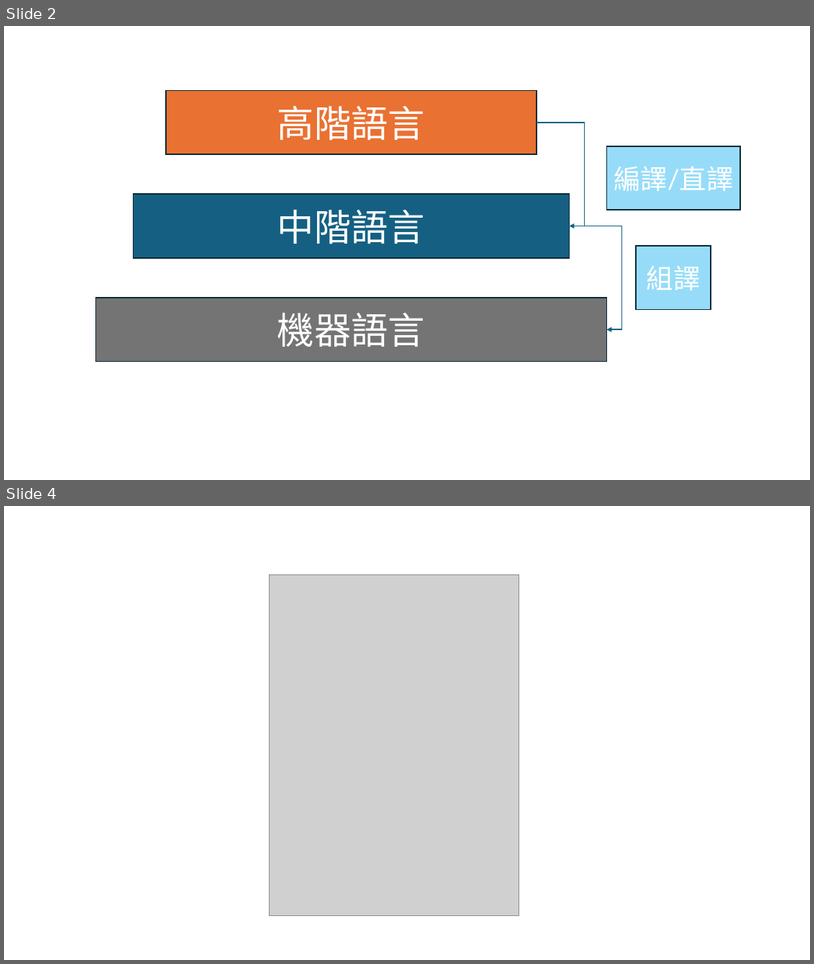
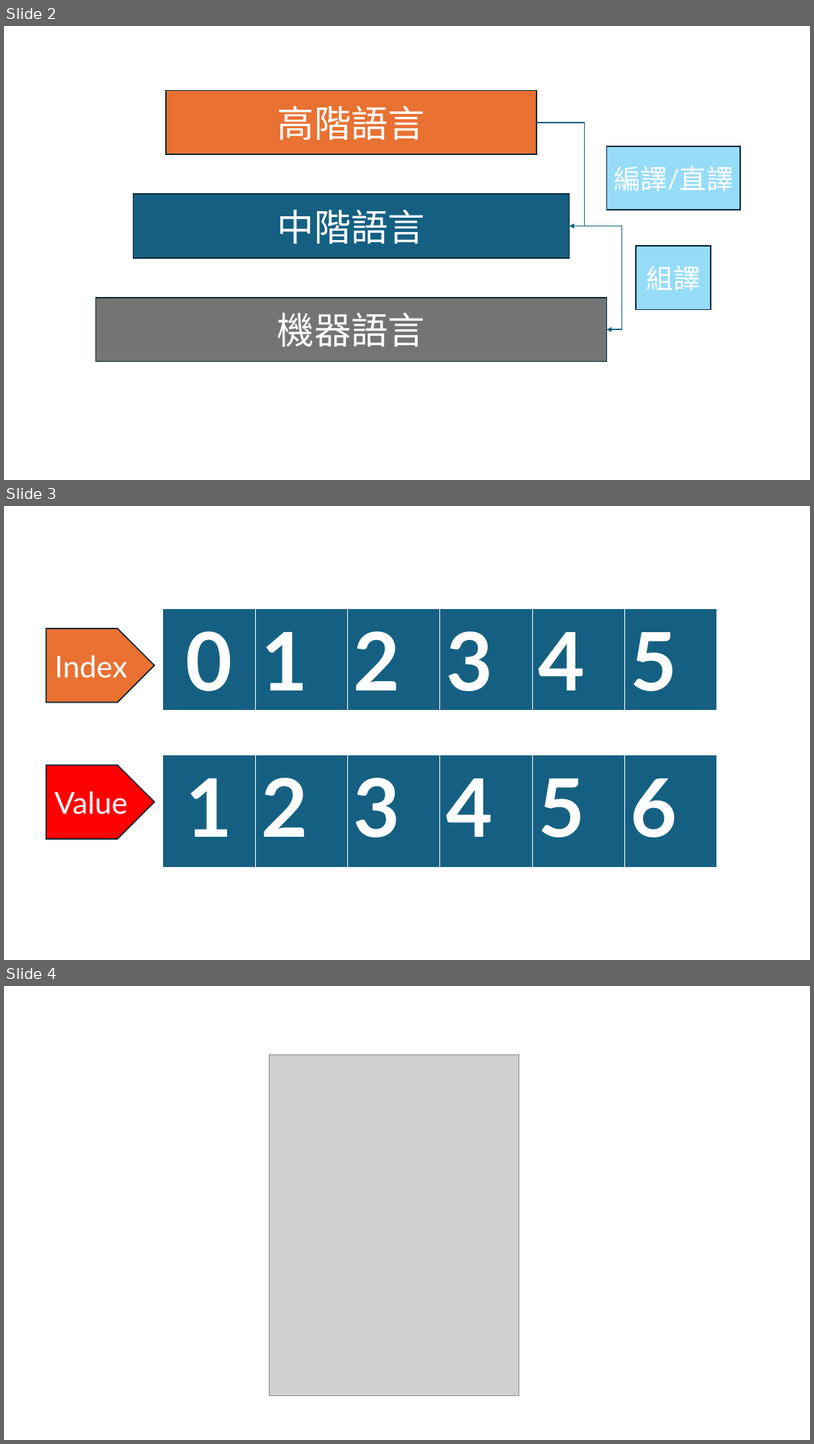
Before and after one commit to 1030Tim/LsshCsClass, a slide deck: 講義/畫圖.pptx. Shown one above the other, each under a label of ours: slides 2 and 4 before the commit, slides 2, 3 and 4 after it; the slides between them are not shown. The pictures are 814x964 and 814x1444 pixels, drawn with LibreOffice and Linux fonts; fonts in the diff are those of the drawing; grey boxes stand for pictures. Boxes give left, top, right and bottom in pixels: in the first picture for what was removed or moved away, otherwise in the second. Text is boxed around its words. In the diff, an @@ line names an element or a change of style, - is before the commit and + after.

```diff
--- a/講義/畫圖.pptx
+++ b/講義/畫圖.pptx
@@ slide 3 added at (4, 506, 810, 960), background #FFFFFF @@
@@ table added at (163, 608, 718, 711), 1 rows, 6 columns @@
+0 | 1 | 2 | 3 | 4 | 5
@@ pentagon arrow added at (46, 628, 154, 702), fill #E97132, outline #092A39 1.5 pt, 36 pt, text #FFFFFF @@
+Index
@@ table added at (163, 754, 718, 867), 1 rows, 6 columns @@
+1 | 2 | 3 | 4 | 5 | 6
@@ pentagon arrow added at (46, 765, 154, 839), fill #FF0000, outline #092A39 1.5 pt, 36 pt, text #FFFFFF @@
+Value
```
Also in this commit, not shown: 1 other slide added, 1 slide removed, 9 other files.
